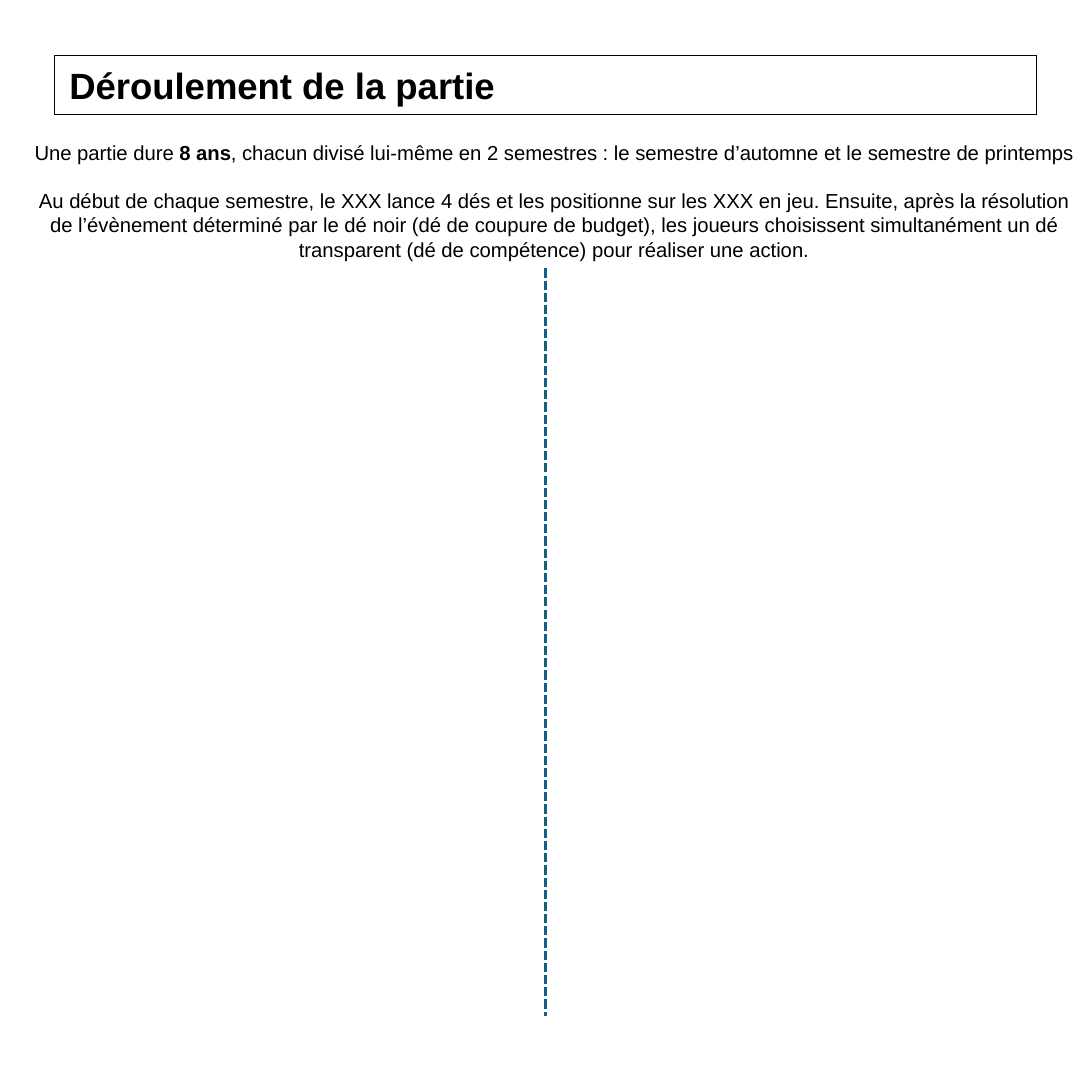
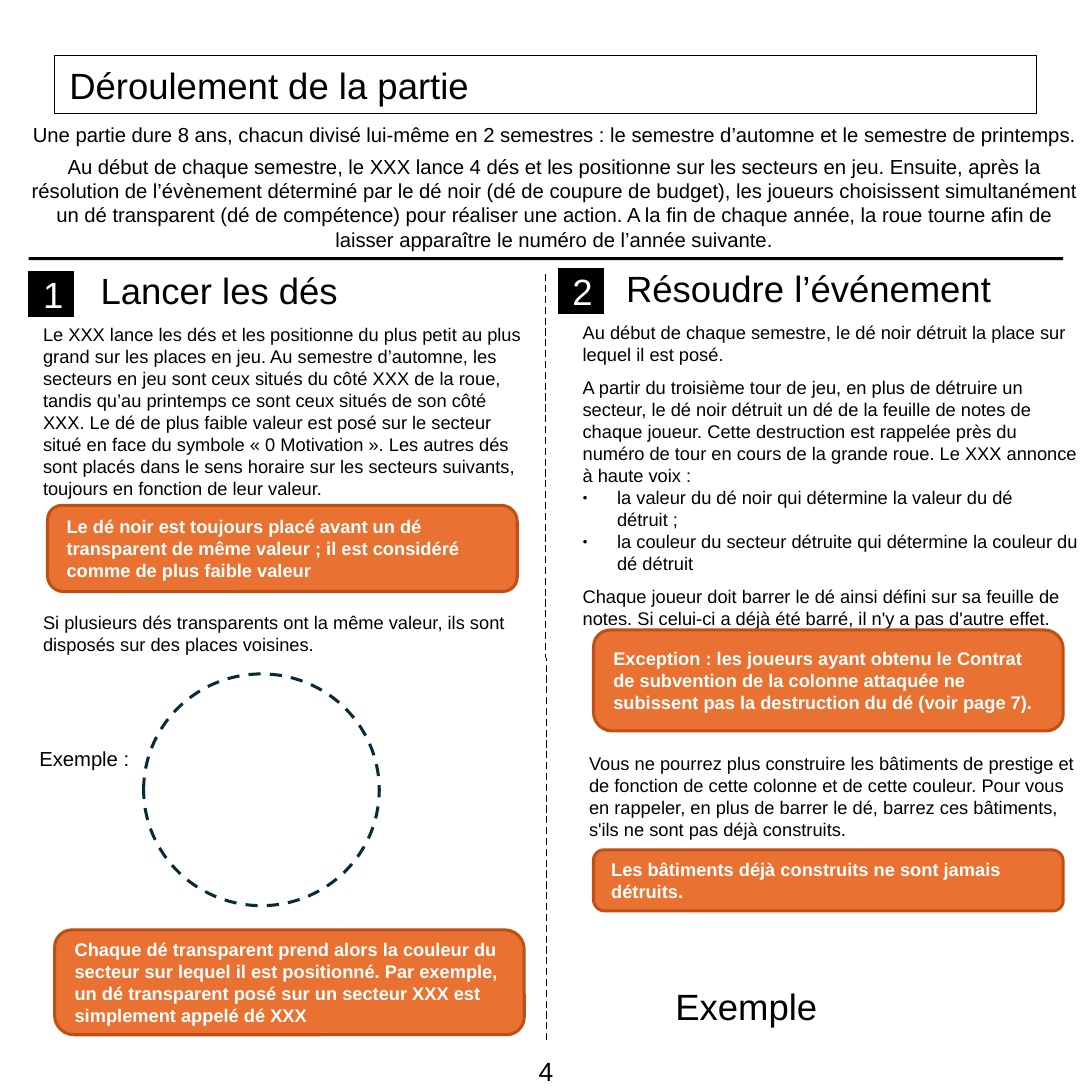
Before and after one commit to SimonMenicot/ProjetAP4B, a slide deck: slide 4 of Règles/UTBM - Roll and Rule.pptx. Drawn at 1092x1092 pixels with LibreOffice and Linux fonts; fonts in the diff are those of the drawing; background and template pictures are left out. Boxes give left, top, right and bottom in pixels: in the first picture for what was removed or moved away, otherwise in the second. Text is boxed around its words. In the diff, an @@ line names an element or a change of style, - is before the commit and + after.

```diff
--- a/Règles/UTBM - Roll and Rule.pptx
+++ b/Règles/UTBM - Roll and Rule.pptx
@@ rectangle "Déroulement de la partie" at [55,55,1038,114]: bold off; outline #000000 0.75 pt to #000000 0 pt @@
@@ text at [33,127,1075,147]: text changed @@
-Une partie dure 8 ans, chacun divisé lui-même en 2 semestres : le semestre d’automne et le semestre de printemps
+Une partie dure 8 ans, chacun divisé lui-même en 2 semestres : le semestre d’automne et le semestre de printemps.
@@ text at [32,159,1076,252]: text changed @@
-Au début de chaque semestre, le XXX lance 4 dés et les positionne sur les XXX en jeu. Ensuite, après la résolution de l’évènement déterminé par le dé noir (dé de coupure de budget), les joueurs choisissent simultanément un dé transparent (dé de compétence) pour réaliser une action.
+Au début de chaque semestre, le XXX lance 4 dés et les positionne sur les secteurs en jeu. Ensuite, après la résolution de l’évènement déterminé par le dé noir (dé de coupure de budget), les joueurs choisissent simultanément un dé transparent (dé de compétence) pour réaliser une action. A la fin de chaque année, la roue tourne afin de laisser apparaître le numéro de l’année suivante.
@@ line added from (29, 258) to (1063, 258), #000000 1.42 pt @@
@@ rectangle added at [558,269,603,314], fill #000000, outline #000000 0 pt, 18 pt, text #FFFFFF @@
+2
@@ rectangle added at [29,272,74,317], fill #000000, outline #000000 0 pt, 18 pt, text #FFFFFF @@
+1
@@ text added at [101,277,338,305], 18 pt, text #000000 @@
+Lancer les dés
@@ line moved from (546, 269) - (546, 1016) to (546, 274) - (546, 1041) @@
@@ line (546, 274) - (546, 1041): stroke #156082 1.5 pt dashed to #000000 0 pt dashed @@
@@ text added at [626,275,991,303], 18 pt, text #000000 @@
+Résoudre l’événement
@@ text added at [43,327,520,499], 9 pt, text #000000 @@
+Le XXX lance les dés et les positionne du plus petit au plus grand sur les places en jeu. Au semestre d’automne, les secteurs en jeu sont ceux situés du côté XXX de la roue, tandis qu’au printemps ce sont ceux situés de son côté XXX. Le dé de plus faible valeur est posé sur le secteur situé en face du symbole « 0 Motivation ». Les autres dés sont placés dans le sens horaire sur les secteurs suivants, toujours en fonction de leur valeur.
@@ text added at [583,325,1077,629], 9 pt, text #000000 @@
+Au début de chaque semestre, le dé noir détruit la place sur lequel il est posé.
+A partir du troisième tour de jeu, en plus de détruire un secteur, le dé noir détruit un dé de la feuille de notes de chaque joueur. Cette destruction est rappelée près du numéro de tour en cours de la grande roue. Le XXX annonce à haute voix :
+● la valeur du dé noir qui détermine la valeur du dé détruit ;
+● la couleur du secteur détruite qui détermine la couleur du dé détruit
+Chaque joueur doit barrer le dé ainsi défini sur sa feuille de notes. Si celui-ci a déjà été barré, il n'y a pas d'autre effet.
@@ round diag rect added at [48,505,518,591], fill #E97132, outline #C04F15 1.5 pt, 9 pt, text #FFFFFF, bold @@
+Le dé noir est toujours placé avant un dé transparent de même valeur ; il est considéré comme de plus faible valeur
@@ text added at [43,615,504,655], 9 pt, text #000000 @@
+Si plusieurs dés transparents ont la même valeur, ils sont disposés sur des places voisines.
@@ round diag rect added at [594,631,1064,731], fill #E97132, outline #C04F15 1.5 pt, 9 pt, text #FFFFFF, bold @@
+Exception : les joueurs ayant obtenu le Contrat de subvention de la colonne attaquée ne subissent pas la destruction du dé (voir page 7).
@@ ellipse added at [143,674,378,907], outline #092A38 1.5 pt dashed @@
@@ text added at [39,751,118,771], 10 pt, text #000000 @@
+Exemple :
@@ text added at [589,756,1074,840], 9 pt, text #000000 @@
+Vous ne pourrez plus construire les bâtiments de prestige et de fonction de cette colonne et de cette couleur. Pour vous en rappeler, en plus de barrer le dé, barrez ces bâtiments, s'ils ne sont pas déjà construits.
@@ round diag rect added at [594,850,1064,911], fill #E97132, outline #C04F15 1.5 pt, 9 pt, text #FFFFFF, bold @@
+Les bâtiments déjà construits ne sont jamais détruits.
@@ round diag rect added at [54,930,524,1035], fill #E97132, outline #C04F15 1.5 pt, 9 pt, text #FFFFFF, bold @@
+Chaque dé transparent prend alors la couleur du secteur sur lequel il est positionné. Par exemple, un dé transparent posé sur un secteur XXX est simplement appelé dé XXX
@@ text added at [675,993,817,1028], 18 pt, text #000000 @@
+Exemple
@@ text added at [539,1063,554,1081], 13 pt, text #000000 @@
+4
```
Also in this commit, not shown: 9 other slides changed, 1 slide added, 1 slide removed.
